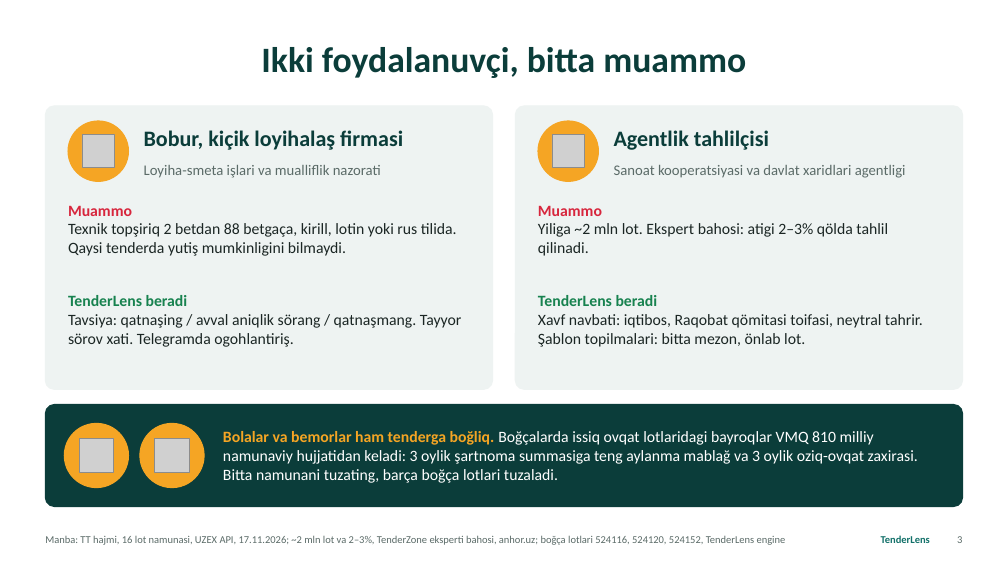
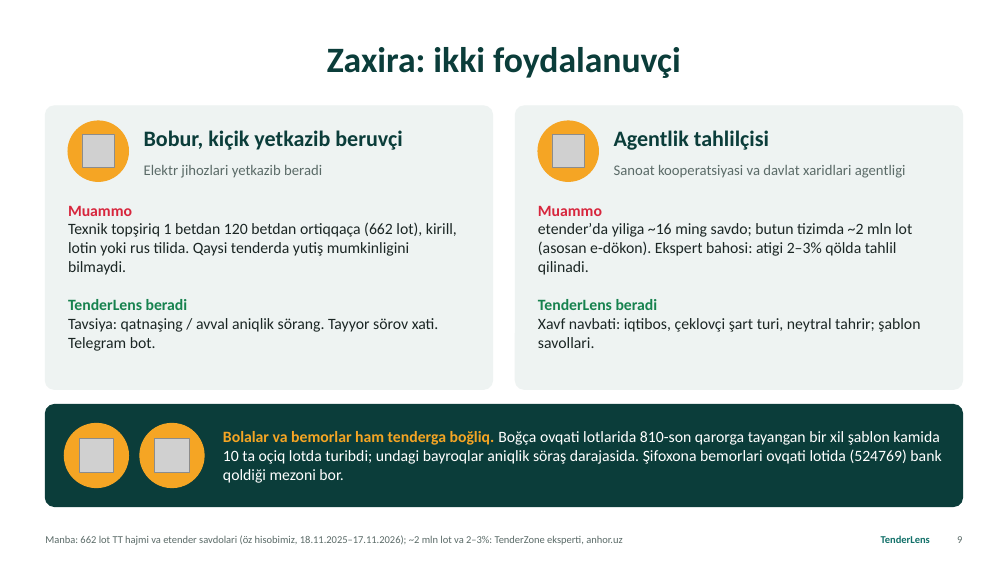
Before and after one commit to kamol1dn/tenderlens, a slide deck: slide 9 of tenderlens/deck/TenderLens_yangi_alifbo.pptx (slide 3 before the commit). Drawn at 1008x567 pixels with LibreOffice and Linux fonts; fonts in the diff are those of the drawing; grey boxes stand for pictures. Boxes give left, top, right and bottom in pixels: in the first picture for what was removed or moved away, otherwise in the second. Text is boxed around its words. In the diff, an @@ line names an element or a change of style, - is before the commit and + after.

```diff
--- a/tenderlens/deck/TenderLens_yangi_alifbo.pptx
+++ b/tenderlens/deck/TenderLens_yangi_alifbo.pptx
@@ title at (327,47,681,78): text changed @@
-Ikki foydalanuvçi, bitta muammo
+Zaxira: ikki foydalanuvçi
@@ text at (144,130,402,150): text changed @@
-Bobur, kiçik loyihalaş firmasi
+Bobur, kiçik yetkazib beruvçi
@@ text at (144,165,322,178): text changed @@
-Loyiha-smeta işlari va mualliflik nazorati
+Elektr jihozlari yetkazib beradi
@@ text at (68,222,457,275): text changed @@
-Texnik topşiriq 2 betdan 88 betgaça, kirill, lotin yoki rus tilida. Qaysi tenderda yutiş mumkinligini bilmaydi.
+Texnik topşiriq 1 betdan 120 betdan ortiqqaça (662 lot), kirill, lotin yoki rus tilida. Qaysi tenderda yutiş mumkinligini bilmaydi.
@@ text at (538,223,912,275): text changed @@
-Yiliga ~2 mln lot. Ekspert bahosi: atigi 2–3% qölda tahlil qilinadi.
+etenderʼda yiliga ~16 ming savdo; butun tizimda ~2 mln lot (asosan e-dökon). Ekspert bahosi: atigi 2–3% qölda tahlil qilinadi.
@@ text at (68,318,439,351): text changed @@
-Tavsiya: qatnaşing / avval aniqlik sörang / qatnaşmang. Tayyor sörov xati. Telegramda ogohlantiriş.
+Tavsiya: qatnaşing / avval aniqlik sörang. Tayyor sörov xati. Telegram bot.
@@ text at (538,318,920,348): text changed @@
-Xavf navbati: iqtibos, Raqobat qömitasi toifasi, neytral tahrir. Şablon topilmalari: bitta mezon, önlab lot.
+Xavf navbati: iqtibos, çeklovçi şart turi, neytral tahrir; şablon savollari.
@@ text at (223,431,941,483): text changed @@
-Bolalar va bemorlar ham tenderga boğliq. Boğçalarda issiq ovqat lotlaridagi bayroqlar VMQ 810 milliy namunaviy hujjatidan keladi: 3 oylik şartnoma summasiga teng aylanma mablağ va 3 oylik oziq-ovqat zaxirasi. Bitta namunani tuzating, barça boğça lotlari tuzaladi.
+Bolalar va bemorlar ham tenderga boğliq. Boğça ovqati lotlarida 810-son qarorga tayangan bir xil şablon kamida 10 ta oçiq lotda turibdi; undagi bayroqlar aniqlik söraş darajasida. Şifoxona bemorlari ovqati lotida (524769) bank qoldiği mezoni bor.
@@ text at (45,535,622,545): text changed @@
-Manba: TT hajmi, 16 lot namunasi, UZEX API, 17.11.2026; ~2 mln lot va 2–3%, TenderZone eksperti bahosi, anhor.uz; boğça lotlari 524116, 524120, 524152, TenderLens engine
+Manba: 662 lot TT hajmi va etender savdolari (öz hisobimiz, 18.11.2025–17.11.2026); ~2 mln lot va 2–3%: TenderZone eksperti, anhor.uz
```
Also in this commit, not shown: 6 other slides changed, 6 slides added, 5 slides removed, 7 other files.
